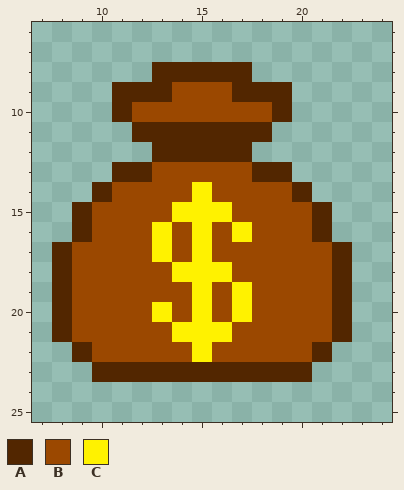
Pixel-art sprite -- Assets/Sprites/ItemSprites/Bonus Cherry.png. Above is the file before it was changed.
The file is 32x32 pixels. Shown: x 7..24, y 6..25.
Palette (. is transparent): A #522600  B #9b4800  C #fff200
Pixels before, first column x 8:
 8 .....AAAAA.....
 9 ...AAABBBAAA...
10 ...ABBBBBBBA...
11 ....AAAAAAA....
12 .....AAAAA.....
13 ...AABBBBBAA...
14 ..ABBBBCBBBBA..
15 .ABBBBCCCBBBBA.
16 .ABBBCBCBCBBBA.
17 ABBBBCBCBBBBBBA
18 ABBBBBCCCBBBBBA
19 ABBBBBBCBCBBBBA
20 ABBBBCBCBCBBBBA
21 ABBBBBCCCBBBBBA
22 .ABBBBBCBBBBBA.
23 ..AAAAAAAAAAA..
After:
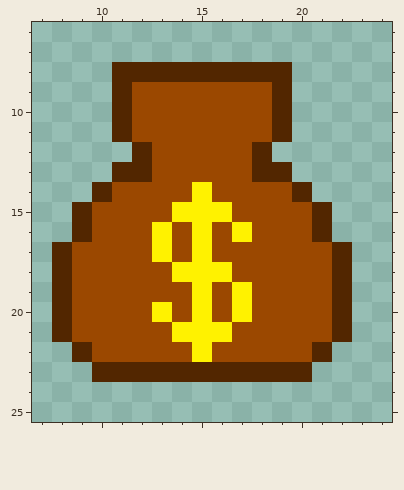
Changes in this commit:
Changed rows in their new state; - is an unchanged pixel.
first column x 11:
 8 AA-----AA
 9 -BB---BB-
11 ABBBBBBBA
12 -ABBBBBA-
Changed places in both pictures, as pixel boxes (x1, y1, x2, y2):
changed: (112, 62, 292, 162)
